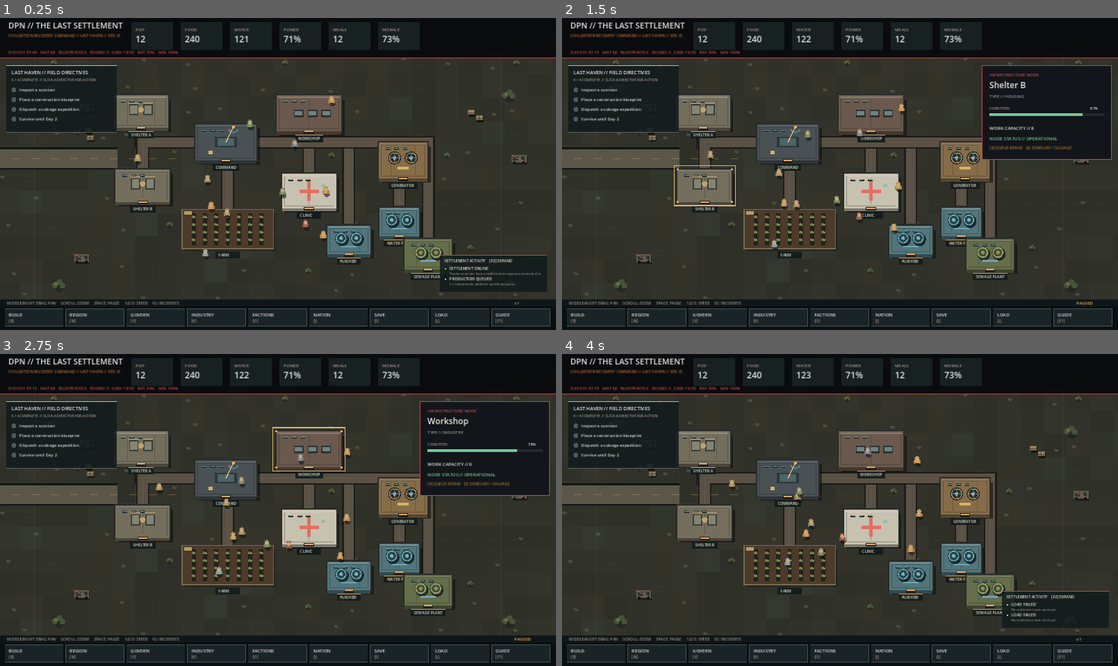
Above: before the commit, frames 1-4 (two rows, left to right).
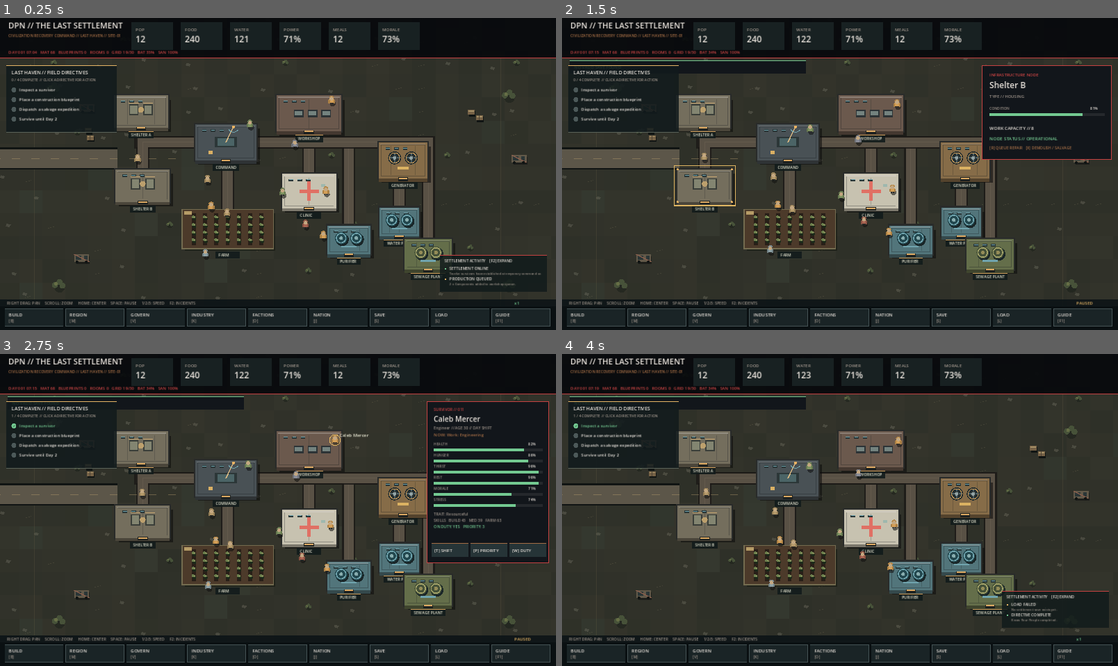
Above: after the commit, the same moments.

Repository: DPN-Technology/The-Last-Settlement
Game: Godot game, scene res://src/Main.tscn
The game is run twice, just before and just after one commit, with the same random seed, the same clock (stepped at 60 frames per second) and the same inputs.
Inputs (mouse positions are in pixels of both pictures, inside the frame that each line leads up to):
- Up to frame 1 (0.25 s): no input
- Up to frame 2 (1.5 s): tap Enter at 0.5 s; move the mouse to (962, 158) at 0.52 s; hold Right 0.53-1.25 s; tap Delete at 0.6 s; click (962, 158) at 0.67 s; tap Space at 0.77 s; tap L at 0.8 s; drag from (728, 189) to (812, 236) at 1.27 s
- Up to frame 3 (2.75 s): move the mouse to (333, 441) at 2.02 s; hold Right from 2.03 s (still down); tap E at 2.1 s; click (333, 441) at 2.17 s; tap H at 2.3 s
- Up to frame 4 (4 s): release Right at 2.75 s; drag from (812, 572) to (673, 463) at 2.77 s; move the mouse to (1006, 556) at 3.52 s; hold Left from 3.53 s (still down); tap Delete at 3.6 s; click (1006, 556) at 3.67 s; tap Space at 3.77 s; tap L at 3.8 s

The runs differ from the first frame. In frame 1, 0.2% of the frame differs, in the area x 1-36%, y 90-92%; in frame 2, 2.1%; in frame 3, 8.0%, in the area x 1-99%, y 13-92%; in frame 4, 2.2%.

Commit message:
feat(gameplay): playable mouse workflows for construction, expeditions, objectives and time control

Diff:
--- a/src/main.gd
+++ b/src/main.gd
@@ -70,7 +70,8 @@
 func _process(delta: float) -> void:
 	sim.update(delta)
 	sim.check_field_objectives()
-	_update_citizens(delta)
+	if not sim.paused:
+		_update_citizens(delta)
 	if playtest_notice_seconds > 0.0:
 		playtest_notice_seconds = maxf(0.0, playtest_notice_seconds - delta)
 	queue_redraw()
@@ -249,7 +250,11 @@
 	else:
 		draw_string(ThemeDB.fallback_font,Vector2(x+20,205),"Select a discovered location.",HORIZONTAL_ALIGNMENT_LEFT,-1,11,MUTED)
 
-	var ey := 365.0
+	var can_dispatch := not location.is_empty() and int(location.get("id", 0)) > 1 and bool(location.get("discovered", false)) and not bool(location.get("depleted", false)) and str(location.get("type","")) not in ["trade_hub", "faction_settlement", "player_settlement"]
+	draw_rect(Rect2(x + 20, 329, 326, 34), Color("#365f50") if can_dispatch else Color("#283438"))
+	draw_rect(Rect2(x + 20, 329, 326, 34), GOOD if can_dispatch else MUTED, false, 1.0)
+	draw_string(ThemeDB.fallback_font, Vector2(x + 30, 350), "DISPATCH SALVAGE TEAM  [G]" if can_dispatch else "SELECT A VALID SALVAGE SITE", HORIZONTAL_ALIGNMENT_LEFT, 310, 12, TEXT if can_dispatch else MUTED)
+	var ey := 380.0
 	draw_string(ThemeDB.fallback_font,Vector2(x+20,ey),"ACTIVE EXPEDITIONS",HORIZONTAL_ALIGNMENT_LEFT,-1,12,ACCENT)
 	ey += 26.0
 	for expedition in sim.world_simulation.get_active_expeditions():
@@ -689,7 +694,7 @@
 	if build_mode:
 		var definition := sim.get_build_catalog()[build_catalog_index]
 		build_text = "   CONSTRUCTING: %s   Q/E SWITCH   F ROTATE   LEFT-CLICK PLACE" % str(definition["name"]).to_upper()
-	var command_hint := "MIDDLE/RIGHT DRAG: PAN     SCROLL: ZOOM     SPACE: PAUSE     1/2/3: SPEED     F2: INCIDENTS" + build_text
+	var command_hint := "RIGHT DRAG: PAN     SCROLL: ZOOM     HOME: CENTER     SPACE: PAUSE     1/2/3: SPEED     F2: INCIDENTS" + build_text
 	draw_rect(Rect2(0, vp.y - 88, vp.x, 22), Color(Color("#0e1517"), 0.95))
 	draw_string(ThemeDB.fallback_font, Vector2(20, vp.y - 73), command_hint, HORIZONTAL_ALIGNMENT_LEFT, vp.x - 155, 11, MUTED)
 	draw_string(ThemeDB.fallback_font, Vector2(vp.x - 120, vp.y - 73), status, HORIZONTAL_ALIGNMENT_LEFT, -1, 12, WARN if sim.paused else GOOD)
@@ -1020,6 +1025,15 @@
 				help_mode = not help_mode
 			KEY_F2:
 				incident_panel_visible = not incident_panel_visible
+			KEY_HOME:
+				_focus_world_position(Vector2(700, 380))
+			KEY_W:
+				if not selected_citizen.is_empty():
+					sim.toggle_selected_work(selected_citizen)
+			KEY_DELETE:
+				if not selected_blueprint.is_empty():
+					sim.cancel_blueprint(int(selected_blueprint["id"]))
+					selected_blueprint = {}
 			KEY_F9:
 				var report_path := PlaytestReporter.capture(sim)
 				if report_path.is_empty():
@@ -1038,11 +1052,15 @@
 			KEY_3:
 				sim.speed = 12.0
 			KEY_S:
-				sim.save_game()
+				playtest_notice = "SETTLEMENT SAVED" if sim.save_game() else "SAVE FAILED"
+				playtest_notice_seconds = 4.5
 			KEY_L:
-				sim.load_game()
+				var success := sim.load_game()
+				playtest_notice = "SETTLEMENT RESTORED" if success else "NO VALID SAVE FOUND"
+				playtest_notice_seconds = 4.5
 				selected_citizen = {}
 				selected_building = {}
+				selected_blueprint = {}
 			KEY_T:
 				if civilization_mode:
 					sim.federal_governance_simulation.cycle_charter(sim,"representation")
@@ -1307,22 +1325,56 @@
 					help_mode = false
 				elif update_mode:
 					update_mode = false
+				elif build_mode:
+					build_mode = false
+				elif world_map_mode:
+					world_map_mode = false
+				elif governance_mode:
+					governance_mode = false
+				elif economy_mode:
+					economy_mode = false
+				elif faction_mode:
+					faction_mode = false
+				elif civilization_mode:
+					civilization_mode = false
 				else:
 					selected_citizen = {}
 					selected_building = {}
+					selected_blueprint = {}
 	elif event is InputEventMouseButton:
 		if event.button_index == MOUSE_BUTTON_LEFT and event.pressed:
 			if _handle_toolbar_click(event.position):
 				return
+			if help_mode or update_mode:
+				return
 			if event.position.y < 116.0:
 				return
-			if update_mode or governance_mode or economy_mode or faction_mode or civilization_mode:
-				pass
-			elif world_map_mode:
-				_world_map_select(event.position)
-			elif build_mode:
+			if build_mode and _handle_build_palette_click(event.position):
+				return
+			if not build_mode and not world_map_mode and not governance_mode and not economy_mode and not faction_mode and not civilization_mode and selected_citizen.is_empty() and selected_building.is_empty() and selected_blueprint.is_empty():
+				if _handle_objective_click(event.position):
+					return
+			if _handle_inspector_click(event.position):
+				return
+			if world_map_mode:
+				var vp := get_viewport_rect().size
+				if Rect2(vp.x - 370, 329, 326, 34).has_point(event.position):
+					if selected_world_location_id > 1:
+						sim.world_simulation.create_expedition(sim, selected_world_location_id)
+				elif event.position.x < vp.x - 390.0:
+					_world_map_select(event.position)
+				return
+			if governance_mode or economy_mode or faction_mode or civilization_mode:
+				return
+			if build_mode:
+				if event.position.y >= get_viewport_rect().size.y - 88.0:
+					return
 				var definition := sim.get_build_catalog()[build_catalog_index]
-				sim.place_blueprint(definition["type"], _screen_to_world(event.position), build_rotated)
+				if sim.place_blueprint(definition["type"], _screen_to_world(event.position), build_rotated):
+					playtest_notice = str(definition["name"]).to_upper() + " QUEUED FOR CONSTRUCTION"
+				else:
+					playtest_notice = "CANNOT PLACE STRUCTURE // CHECK SPACE OR MATERIALS"
+				playtest_notice_seconds = 3.0
 			else:
 				_select_at(event.position)
 		elif event.button_index == MOUSE_BUTTON_WHEEL_UP and event.pressed:
